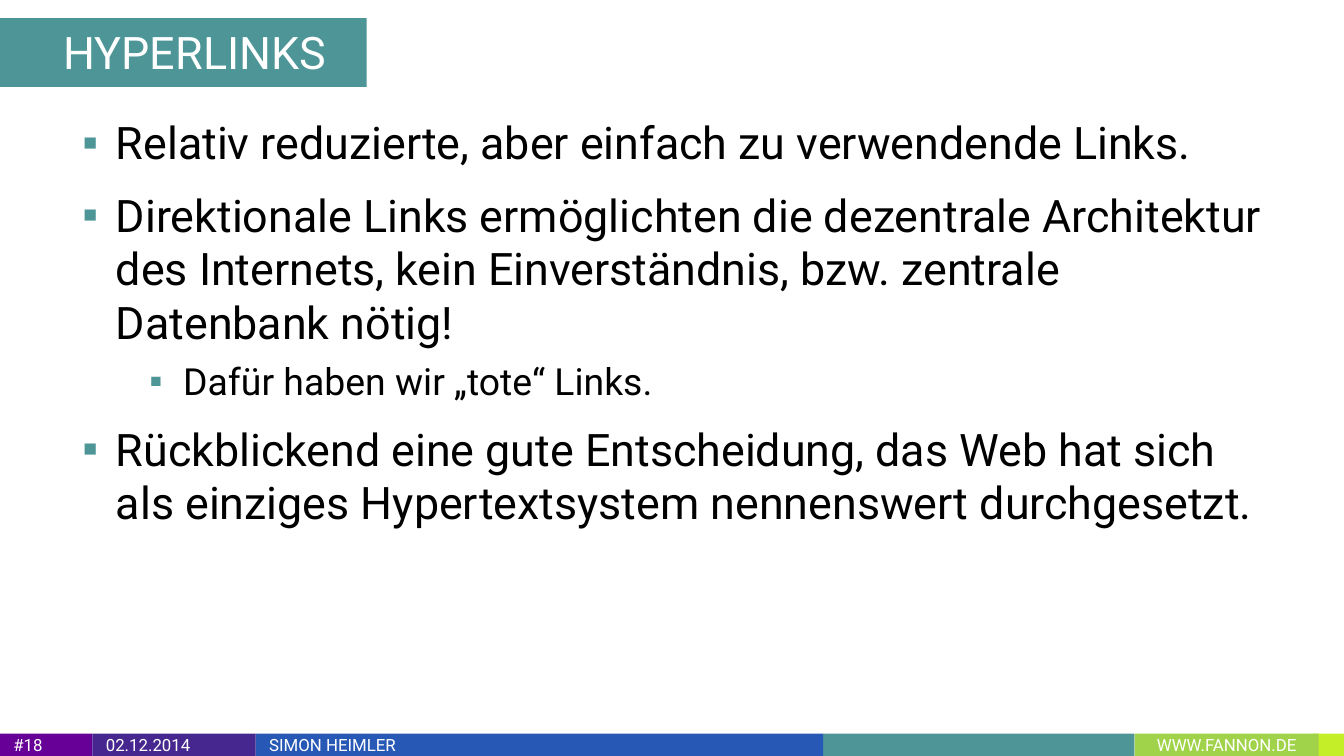
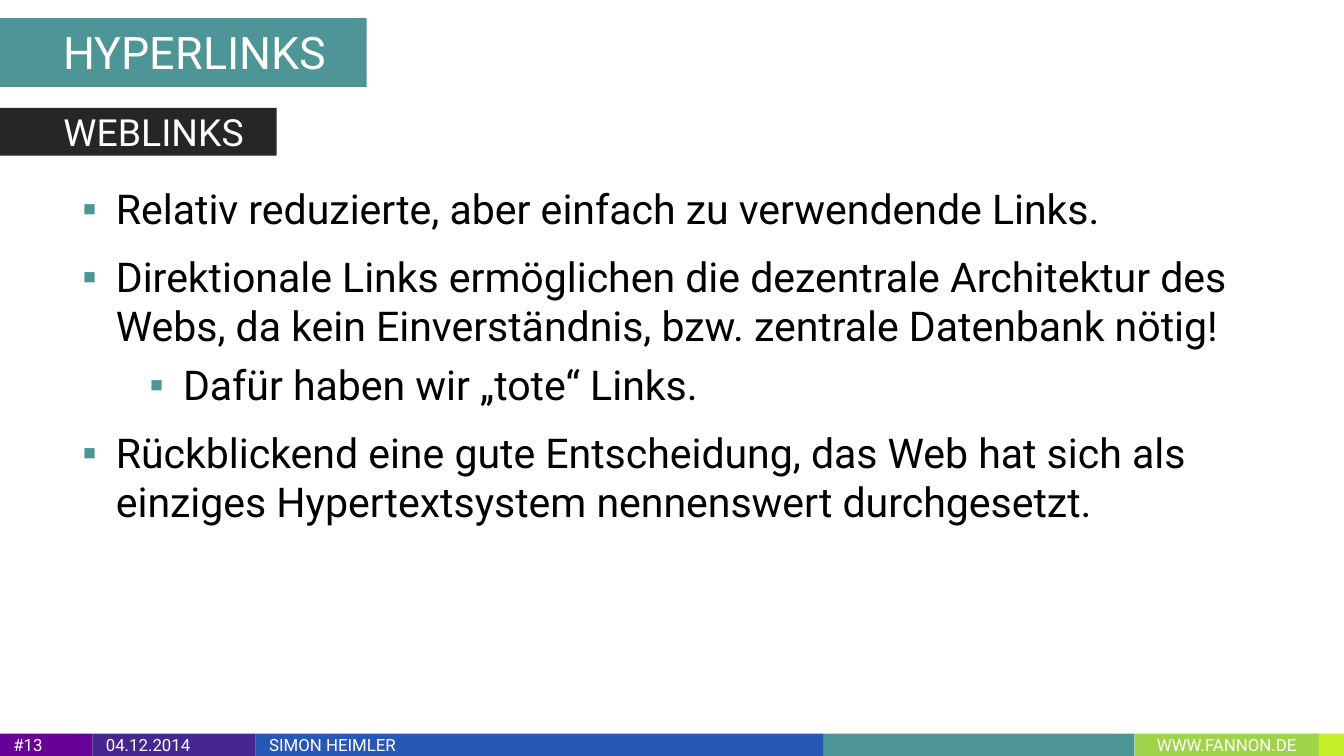
Before and after one commit to Fannon/SemanticWebParadigmen, a slide deck: slide 13 of Semantic Web Paradigmen PPT.pptx (slide 18 before the commit). Drawn at 1344x756 pixels with LibreOffice and Linux fonts; fonts in the diff are those of the drawing. Boxes give left, top, right and bottom in pixels: in the first picture for what was removed or moved away, otherwise in the second. Text is boxed around its words. In the diff, an @@ line names an element or a change of style, - is before the commit and + after.

```diff
--- a/Semantic Web Paradigmen PPT.pptx
+++ b/Semantic Web Paradigmen PPT.pptx
@@ rectangle added at (0,108,277,155), fill #262626, 20 pt, text #FFFFFF @@
+WEBLINKS
@@ text "Relativ reduzierte, aber einfach zu ...": place and size @@
-text "Relativ reduzierte, aber einfach zu ..." at (116,125,1261,529)
+text "Relativ reduzierte, aber einfach zu ..." at (116,192,1226,526)
@@ text at (116,192,1185,526): size 24 to 22 pt in "Relativ reduzierte, aber einfach zu verwendende Links.", "Rückblickend eine gute Entscheidung, das Web hat ..."; size 20 to 22 pt in "Dafür haben wir „tote“ Links." @@
@@ text at (116,261,1226,350): text changed; size 24 to 22 pt @@
-▪ Direktionale Links ermöglichten die dezentrale Architektur des Internets, kein Einverständnis, bzw. zentrale Datenbank nötig!
+▪ Direktionale Links ermöglichen die dezentrale Architektur des Webs, da kein Einverständnis, bzw. zentrale Datenbank nötig!
@@ page number at (13,739,42,751): text changed @@
-#18
+#13
@@ text in rectangle at (106,739,190,751): text changed @@
-02.12.2014
+04.12.2014
```
Also in this commit, not shown: 44 other slides changed, 5 slides added, 1 slide removed, 3 other files.
